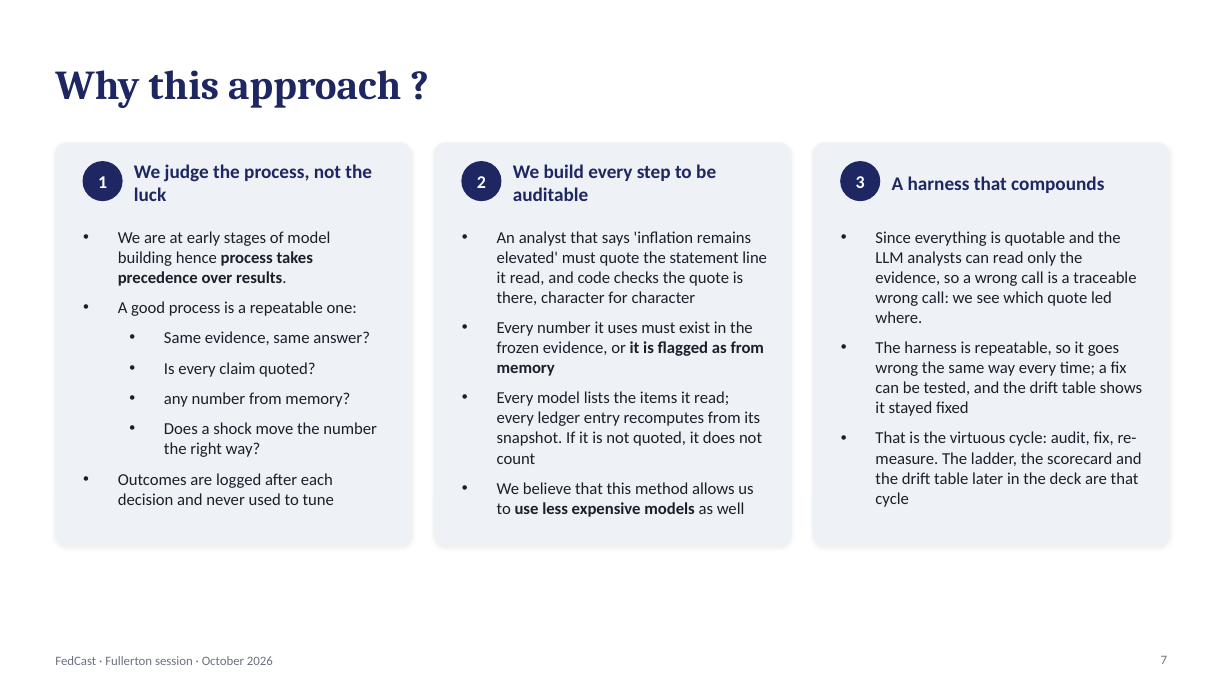
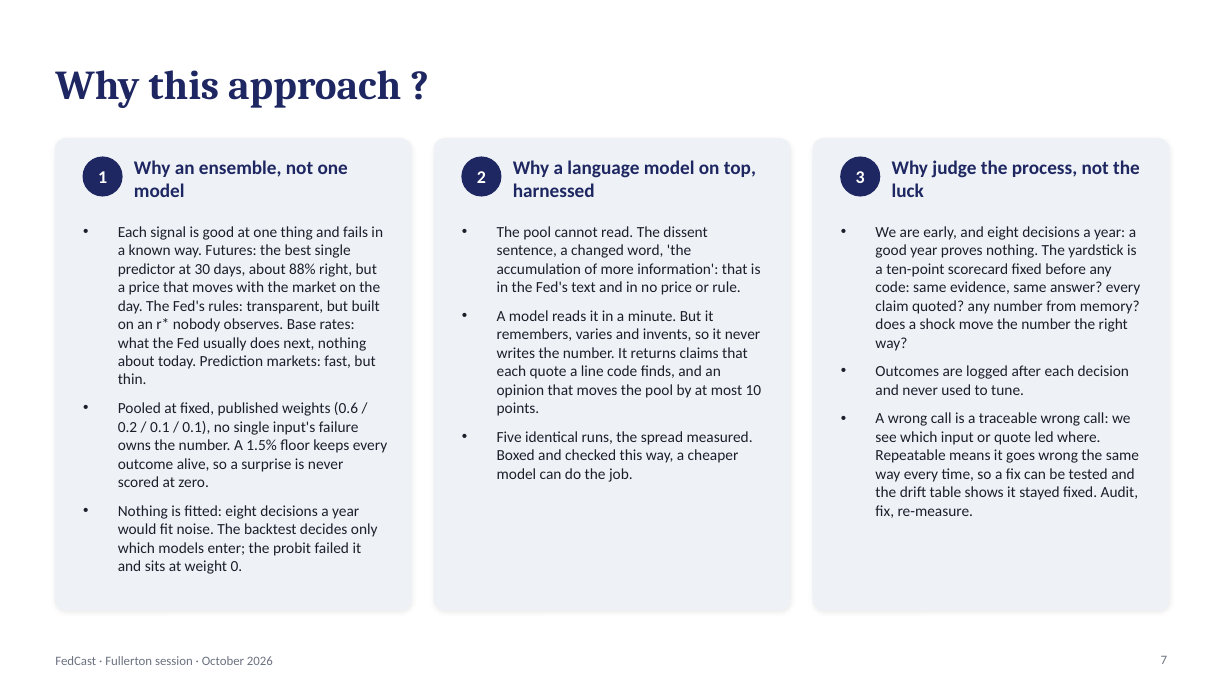
Before and after one commit to kmt112/fed-forecast, a slide deck: slide 7 of docs/FedCast_Fullerton.pptx. Drawn at 1232x693 pixels with LibreOffice and Linux fonts; fonts in the diff are those of the drawing. Boxes give left, top, right and bottom in pixels: in the first picture for what was removed or moved away, otherwise in the second. Text is boxed around its words. In the diff, an @@ line names an element or a change of style, - is before the commit and + after.

```diff
--- a/docs/FedCast_Fullerton.pptx
+++ b/docs/FedCast_Fullerton.pptx
@@ rounded rectangle: place and size @@
-rounded rectangle at <box>55,143,411,545</box>
+rounded rectangle at <box>55,139,411,610</box>
@@ rounded rectangle: place and size @@
-rounded rectangle at <box>434,143,790,545</box>
+rounded rectangle at <box>434,139,790,610</box>
@@ rounded rectangle: place and size @@
-rounded rectangle at <box>813,143,1169,545</box>
+rounded rectangle at <box>813,139,1169,610</box>
@@ text at <box>134,160,348,197</box>: text changed @@
-We judge the process, not the luck
+Why an ensemble, not one model
@@ text at <box>513,160,756,197</box>: text changed @@
-We build every step to be auditable
+Why a language model on top, harnessed
@@ 3 texts, 3 ellipses: place and size @@
-3 texts, 3 ellipses at <box>83,162,880,201</box>
+3 texts, 3 ellipses at <box>83,157,880,196</box>
@@ text at <box>892,160,1140,197</box>: text changed @@
-A harness that compounds
+Why judge the process, not the luck
@@ text at <box>118,226,387,574</box>: text changed; size 13 to 12 pt @@
-• We are at early stages of model building hence process takes precedence over results.
-• A good process is a repeatable one:
-  • Same evidence, same answer?
-  • Is every claim quoted?
-  • any number from memory?
-  • Does a shock move the number the right way?
-• Outcomes are logged after each decision and never used to tune
+• Each signal is good at one thing and fails in a known way. Futures: the best single predictor at 30 days, about 88% right, but a price that moves with the market on the day. The Fed's rules: transparent, but built on an r* nobody observes. Base rates: what the Fed usually does next, nothing about today. Prediction markets: fast, but thin.
+• Pooled at fixed, published weights (0.6 / 0.2 / 0.1 / 0.1), no single input's failure owns the number. A 1.5% floor keeps every outcome alive, so a surprise is never scored at zero.
+• Nothing is fitted: eight decisions a year would fit noise. The backtest decides only which models enter; the probit failed it and sits at weight 0.
@@ text at <box>497,226,762,482</box>: text changed; size 13 to 12 pt @@
-• An analyst that says 'inflation remains elevated' must quote the statement line it read, and code checks the quote is there, character for character
-• Every number it uses must exist in the frozen evidence, or it is flagged as from memory
-• Every model lists the items it read; every ledger entry recomputes from its snapshot. If it is not quoted, it does not count
-• We believe that this method allows us to use less expensive models as well
+• The pool cannot read. The dissent sentence, a changed word, 'the accumulation of more information': that is in the Fed's text and in no price or rule.
+• A model reads it in a minute. But it remembers, varies and invents, so it never writes the number. It returns claims that each quote a line code finds, and an opinion that moves the pool by at most 10 points.
+• Five identical runs, the spread measured. Boxed and checked this way, a cheaper model can do the job.
@@ text at <box>875,226,1140,518</box>: text changed; size 13 to 12 pt @@
-• Since everything is quotable and the LLM analysts can read only the evidence, so a wrong call is a traceable wrong call: we see which quote led where.
-• The harness is repeatable, so it goes wrong the same way every time; a fix can be tested, and the drift table shows it stayed fixed
-• That is the virtuous cycle: audit, fix, re-measure. The ladder, the scorecard and the drift table later in the deck are that cycle
+• We are early, and eight decisions a year: a good year proves nothing. The yardstick is a ten-point scorecard fixed before any code: same evidence, same answer? every claim quoted? any number from memory? does a shock move the number the right way?
+• Outcomes are logged after each decision and never used to tune.
+• A wrong call is a traceable wrong call: we see which input or quote led where. Repeatable means it goes wrong the same way every time, so a fix can be tested and the drift table shows it stayed fixed. Audit, fix, re-measure.
```
Also in this commit, not shown: 2 other files.
